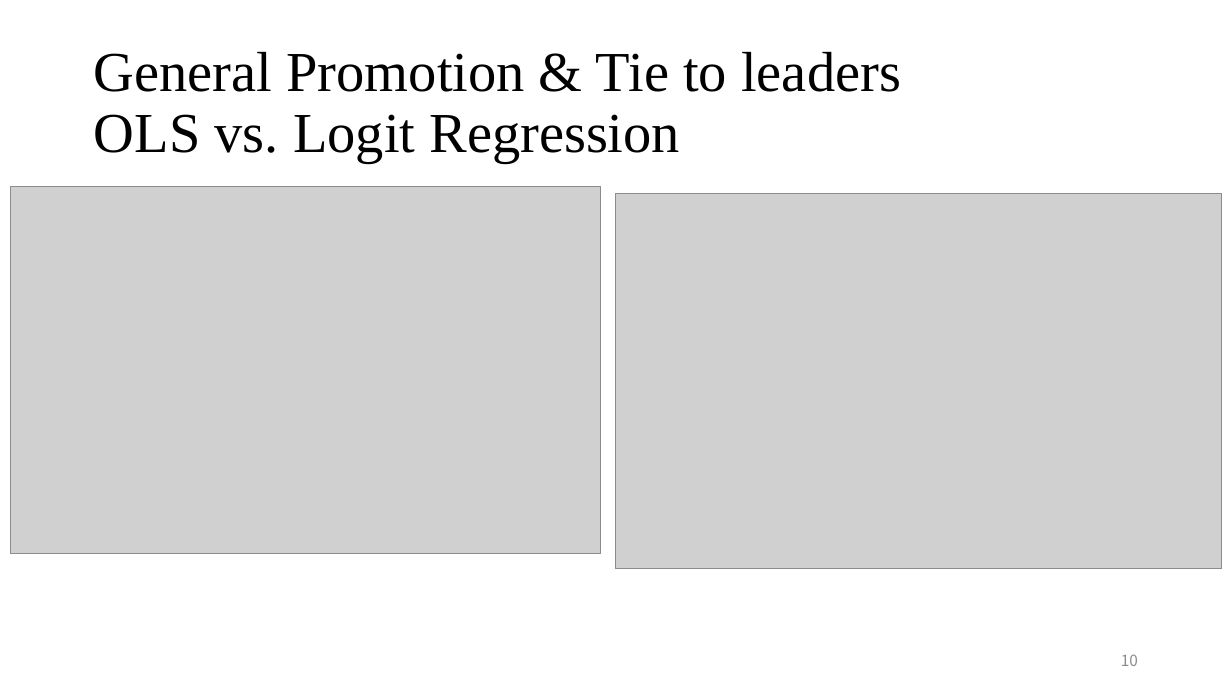
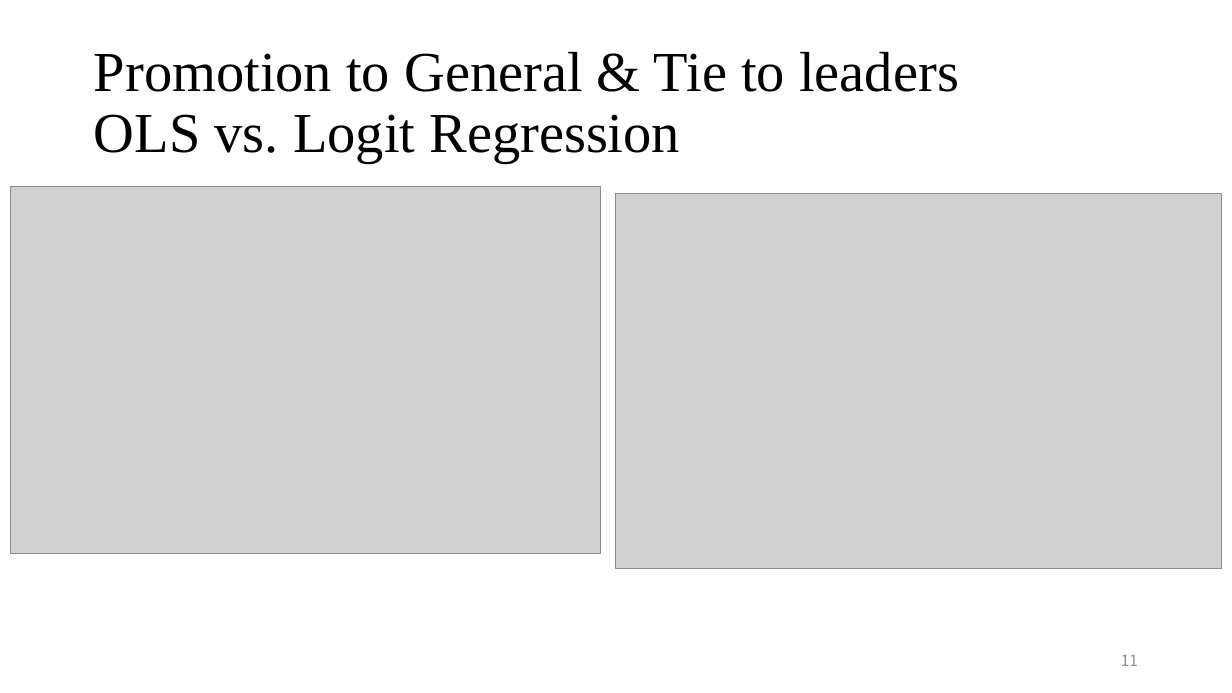
Before and after one commit to CaesarCoder/StatsII_Spring2023, a slide deck: slide 11 of Replication Project/Replication_Tianxin_Zhang_21352232.pptx (slide 10 before the commit). Drawn at 1232x693 pixels with LibreOffice and Linux fonts; fonts in the diff are those of the drawing; grey boxes stand for pictures. Boxes give left, top, right and bottom in pixels: in the first picture for what was removed or moved away, otherwise in the second. Text is boxed around its words. In the diff, an @@ line names an element or a change of style, - is before the commit and + after.

```diff
--- a/Replication Project/Replication_Tianxin_Zhang_21352232.pptx
+++ b/Replication Project/Replication_Tianxin_Zhang_21352232.pptx
@@ title at (94,51,959,163): text changed @@
-General Promotion & Tie to leaders
-OLS vs. Logit Regression
+Promotion to General & Tie to leaders
+OLS vs. Logit Regression
@@ page number at (1121,655,1138,666): text changed @@
-10
+11
```
Also in this commit, not shown: 4 other slides changed, 1 other file.
